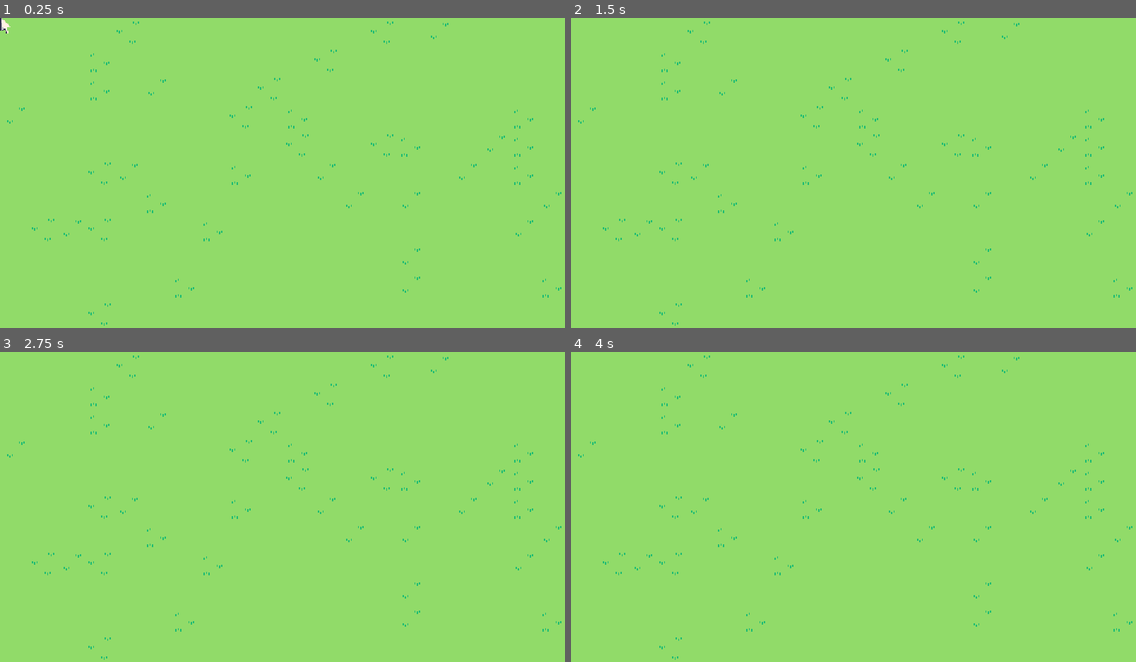
Above: before the commit, frames 1-4 (two rows, left to right).
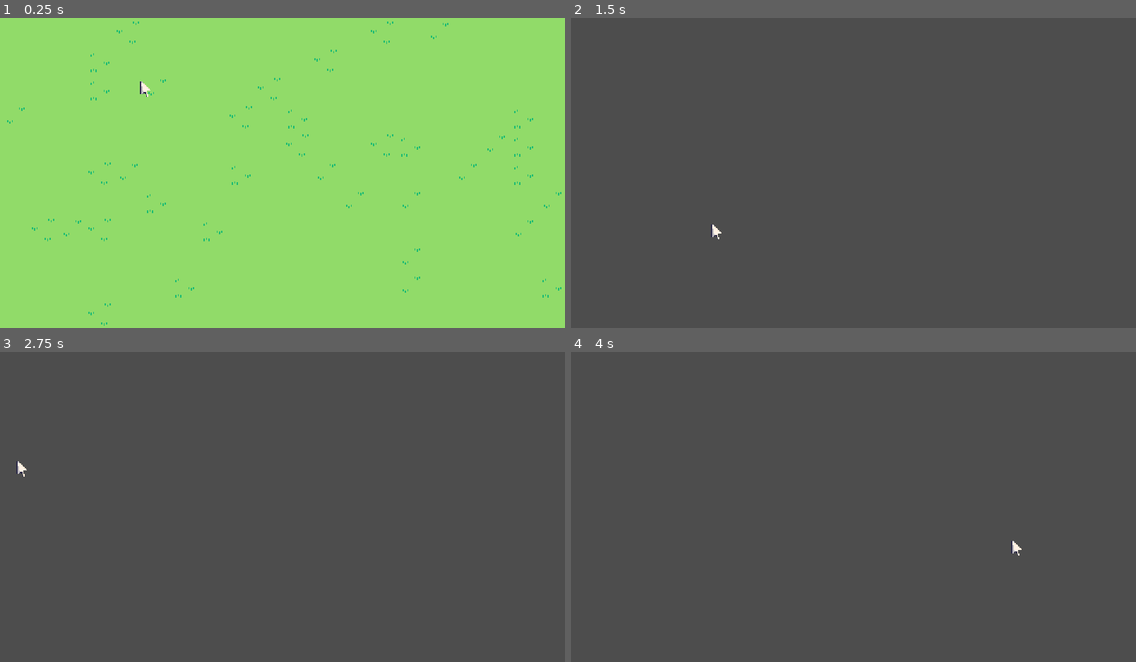
Above: after the commit, the same moments.

Repository: outtaspacecode/Elowyn
Game: Godot game, scene res://Scenes/Maps/overworld.tscn
The game is run twice, just before and just after one commit, with the same random seed, the same clock (stepped at 60 frames per second) and the same inputs.
Inputs:
- Up to frame 1 (0.25 s): no input
- Up to frame 2 (1.5 s): tap Enter at 0.5 s; hold W (up) from 0.53 s (still down)
- Up to frame 3 (2.75 s): release W (up) at 2.03 s; hold A (left) from 2.03 s (still down)
- Up to frame 4 (4 s): release A (left) at 3.53 s; hold S (down) from 3.53 s (still down)

The runs differ from the first frame. In frame 1, 0.1% of the frame differs, in the area x 0-27%, y 0-26%; in frame 2, 100%, in the area x 0-100%, y 0-100%; in frame 3, 100%; in frame 4, 100%.

Commit message:
Averted an absolute catastrophe

Diff:
--- a/Scenes/Maps/overworld.tscn
+++ b/Scenes/Maps/overworld.tscn
@@ -1,9 +1,8 @@
-[gd_scene load_steps=7 format=3 uid="uid://cfqmvand8pnb8"]
+[gd_scene load_steps=6 format=3 uid="uid://cfqmvand8pnb8"]
 
 [ext_resource type="PackedScene" uid="uid://d3s8h3ntdfgty" path="res://Scenes/Player/player.tscn" id="1_srv5h"]
 [ext_resource type="Texture2D" uid="uid://nw32eulix5gw" path="res://Art/Tilesheets/tilesheet_overworld.png" id="2_bpa8m"]
-[ext_resource type="PackedScene" uid="uid://c554l2csswxkq" path="res://Scenes/Player/cam_boxes.tscn" id="3_5yb67"]
-[ext_resource type="Script" path="res://Scripts/Player/camera_controller.gd" id="4_14765"]
+[ext_resource type="PackedScene" uid="uid://ceyrk5novcn40" path="res://Scenes/Player/cam_boxes.tscn" id="3_5yb67"]
 
 [sub_resource type="TileSetAtlasSource" id="TileSetAtlasSource_1qr3a"]
 texture = ExtResource("2_bpa8m")
@@ -109,10 +108,10 @@
 layer_0/tile_data = PackedInt32Array(0, 1, 0, 65536, 1, 0, 131072, 1, 0, 196608, 131073, 0, 262144, 1, 0, 327680, 1, 0, …(3061 unchanged characters)…
 
 [node name="player" parent="." instance=ExtResource("1_srv5h")]
+position = Vector2(119, 54)
 
 [node name="Camera2D" type="Camera2D" parent="player"]
 
 [node name="cam_boxes" parent="." node_paths=PackedStringArray("player", "cam") instance=ExtResource("3_5yb67")]
-script = ExtResource("4_14765")
 player = NodePath("../player")
 cam = NodePath("../player/Camera2D")
--- a/Scenes/Player/cam_boxes.tscn
+++ b/Scenes/Player/cam_boxes.tscn
@@ -1,33 +1,41 @@
-[gd_scene load_steps=3 format=3 uid="uid://c554l2csswxkq"]
+[gd_scene load_steps=4 format=3 uid="uid://ceyrk5novcn40"]
 
 [ext_resource type="Texture2D" uid="uid://ec5o3lnai2ac" path="res://Scenes/Player/Sprite-0001.png" id="1_7yyin"]
+[ext_resource type="Script" path="res://Scripts/Player/camera_controller.gd" id="1_q27jf"]
 
 [sub_resource type="RectangleShape2D" id="RectangleShape2D_k2xps"]
 
 [node name="cam_boxes" type="Node2D"]
+script = ExtResource("1_q27jf")
 
-[node name="Area2D" type="Area2D" parent="."]
+[node name="left" type="Area2D" parent="."]
 
-[node name="left" type="CollisionShape2D" parent="Area2D"]
+[node name="CollisionShape2D" type="CollisionShape2D" parent="left"]
 shape = SubResource("RectangleShape2D_k2xps")
 
-[node name="Sprite-0001" type="Sprite2D" parent="Area2D/left"]
+[node name="Sprite-0001" type="Sprite2D" parent="left/CollisionShape2D"]
 texture = ExtResource("1_7yyin")
 
-[node name="right" type="CollisionShape2D" parent="Area2D"]
+[node name="right" type="Area2D" parent="."]
+
+[node name="CollisionShape2D" type="CollisionShape2D" parent="right"]
 shape = SubResource("RectangleShape2D_k2xps")
 
-[node name="Sprite-0001" type="Sprite2D" parent="Area2D/right"]
+[node name="Sprite-0001" type="Sprite2D" parent="right/CollisionShape2D"]
 texture = ExtResource("1_7yyin")
 
-[node name="top" type="CollisionShape2D" parent="Area2D"]
+[node name="top" type="Area2D" parent="."]
+
+[node name="CollisionShape2D" type="CollisionShape2D" parent="top"]
 shape = SubResource("RectangleShape2D_k2xps")
 
-[node name="Sprite-0001" type="Sprite2D" parent="Area2D/top"]
+[node name="Sprite-0001" type="Sprite2D" parent="top/CollisionShape2D"]
 texture = ExtResource("1_7yyin")
 
-[node name="bottom" type="CollisionShape2D" parent="Area2D"]
+[node name="bottom" type="Area2D" parent="."]
+
+[node name="CollisionShape2D" type="CollisionShape2D" parent="bottom"]
 shape = SubResource("RectangleShape2D_k2xps")
 
-[node name="Sprite-0001" type="Sprite2D" parent="Area2D/bottom"]
+[node name="Sprite-0001" type="Sprite2D" parent="bottom/CollisionShape2D"]
 texture = ExtResource("1_7yyin")
--- a/Scenes/Player/player.tscn
+++ b/Scenes/Player/player.tscn
@@ -1,7 +1,10 @@
-[gd_scene load_steps=3 format=3 uid="uid://d3s8h3ntdfgty"]
+[gd_scene load_steps=4 format=3 uid="uid://d3s8h3ntdfgty"]
 
 [ext_resource type="Script" path="res://Scripts/Player/player.gd" id="1_m87ko"]
 [ext_resource type="Texture2D" uid="uid://lyxr84ie23ri" path="res://Art/UI/Cursors/cursor.png" id="2_0ado2"]
+
+[sub_resource type="RectangleShape2D" id="RectangleShape2D_v1ala"]
+size = Vector2(2, 2)
 
 [node name="player" type="CharacterBody2D"]
 script = ExtResource("1_m87ko")
@@ -9,3 +12,6 @@
 [node name="Cursor" type="Sprite2D" parent="."]
 position = Vector2(4, 6)
 texture = ExtResource("2_0ado2")
+
+[node name="CollisionShape2D" type="CollisionShape2D" parent="."]
+shape = SubResource("RectangleShape2D_v1ala")
--- a/Scripts/Player/camera_controller.gd
+++ b/Scripts/Player/camera_controller.gd
@@ -8,18 +8,37 @@
 var screen_size : Vector2i = Vector2i(480,264)
 var box_size : Vector2i = Vector2i(20, 20)
 
-@onready var left = $Area2D/left
-@onready var right = $Area2D/right
-@onready var top = $Area2D/top
-@onready var bottom = $Area2D/bottom
+@onready var left = $left/CollisionShape2D
+@onready var right = $right/CollisionShape2D
+@onready var top = $top/CollisionShape2D
+@onready var bottom = $bottom/CollisionShape2D
 
 func _ready():
 	scale_camera()
 
-func _process(_delta):
-	pass
+func _physics_process(_delta):
+	var leave_area = $top.get_overlapping_bodies()
+	if leave_area.size() > 0.0:
+		offset.y -= dimensions.y
+		scale_camera()
 
-func scale_camera():
+	leave_area = $bottom.get_overlapping_bodies()
+	if leave_area.size() > 0.0:
+		offset.y += dimensions.y
+		scale_camera()
+
+	leave_area = $left.get_overlapping_bodies()
+	if leave_area.size() > 0.0:
+		offset.x -= dimensions.x
+		scale_camera()
+
+	leave_area = $right.get_overlapping_bodies()
+	if leave_area.size() > 0.0:
+		offset.x += dimensions.x
+		scale_camera()
+
+
+func scale_camera() -> void:
 	var left_limit = offset.x * screen_size.x
 	var top_limit = offset.y * screen_size.y
 	var right_limit = screen_size.x * dimensions.x
